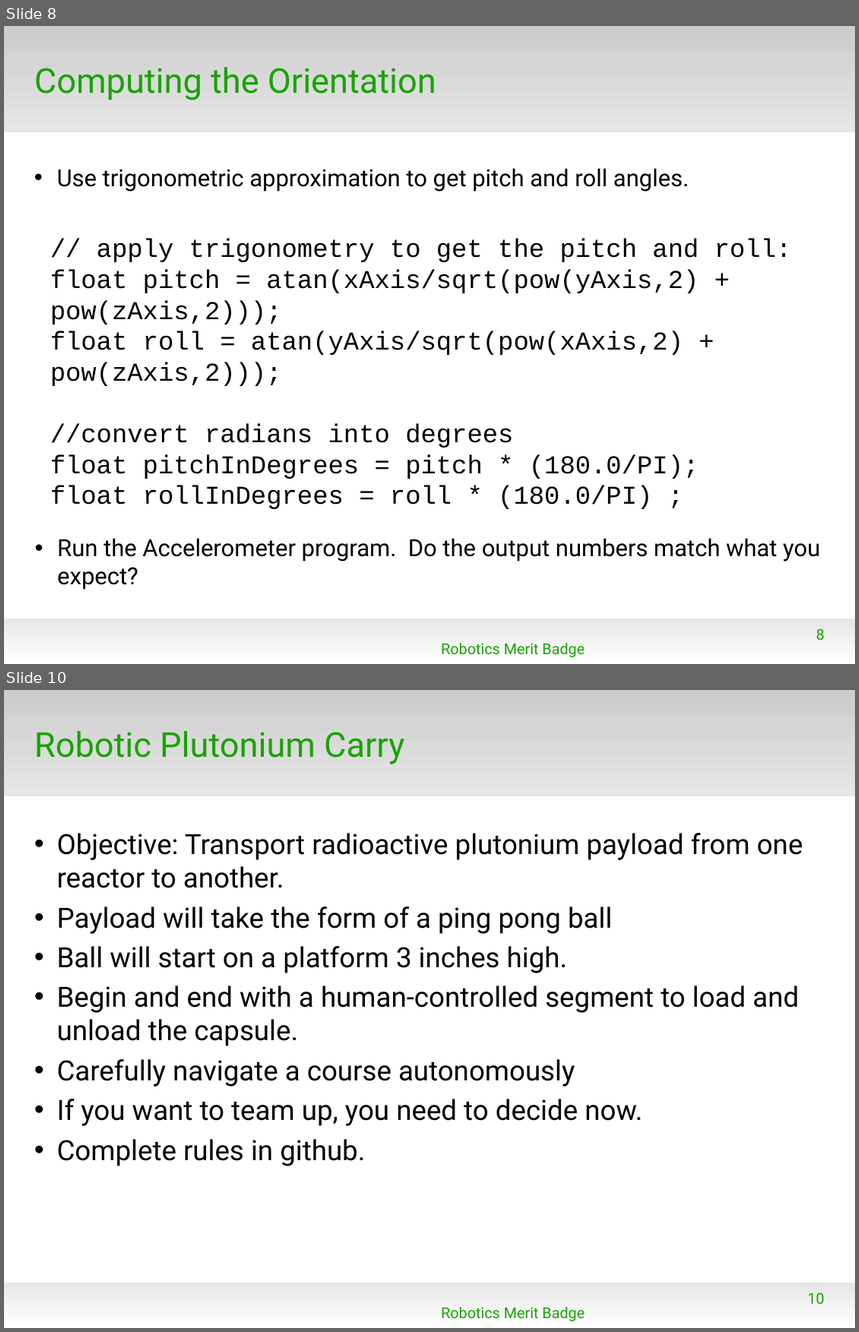
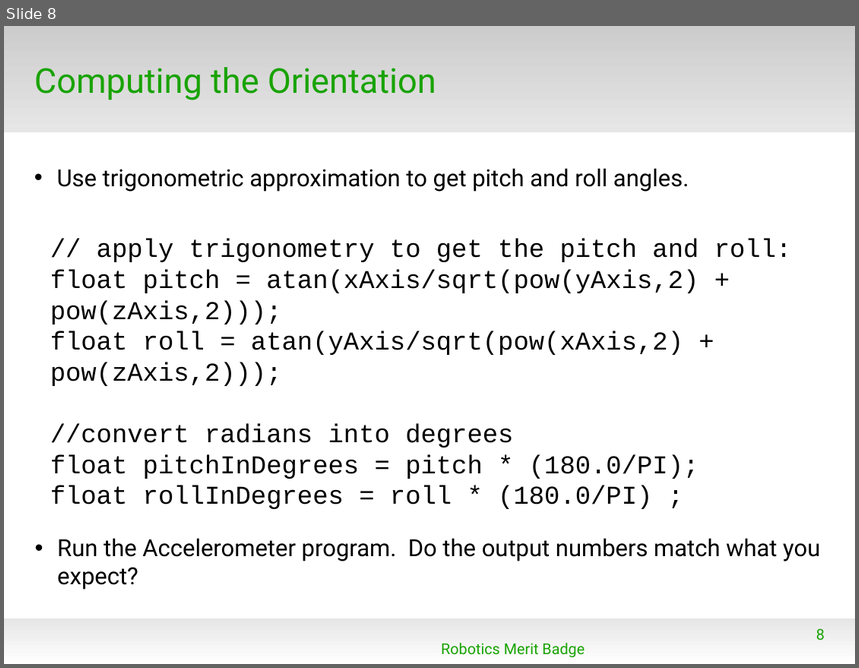
Before and after one commit to spiderman-2099/RoboticsMB, a slide deck: doc/RMB_Session4.odp. Shown one above the other, each under a label of ours: slides 8 and 10 before the commit, slide 8 after it; the slides between them are not shown. The pictures are 859x1332 and 859x668 pixels, drawn with LibreOffice and Linux fonts; fonts in the diff are those of the drawing; background and template pictures are left out. Boxes give left, top, right and bottom in pixels: in the first picture for what was removed or moved away, otherwise in the second. Text is boxed around its words. In the diff, an @@ line names an element or a change of style, - is before the commit and + after.

```diff
--- a/doc/RMB_Session4.odp
+++ b/doc/RMB_Session4.odp
@@ slide 10 removed at [4, 690, 855, 1328], background #FFFFFF; not listed: 2 template elements that a slide beside it also shows @@
@@ title removed at [34, 731, 405, 764] @@
-Robotic Plutonium Carry
@@ text removed at [57, 833, 804, 1167] @@
-• Objective: Transport radioactive plutonium payload from one reactor to another.
-• Payload will take the form of a ping pong ball
-• Ball will start on a platform 3 inches high.
-• Begin and end with a human-controlled segment to load and unload the capsule.
-• Carefully navigate a course autonomously
-• If you want to team up, you need to decide now.
-• Complete rules in github.
@@ page number removed at [808, 1293, 825, 1304] @@
-10
@@ text removed at [441, 1307, 585, 1322] @@
-Robotics Merit Badge
```
Also in this commit, not shown: 2 slides changed, 2 slides added, 1 other slide removed.
